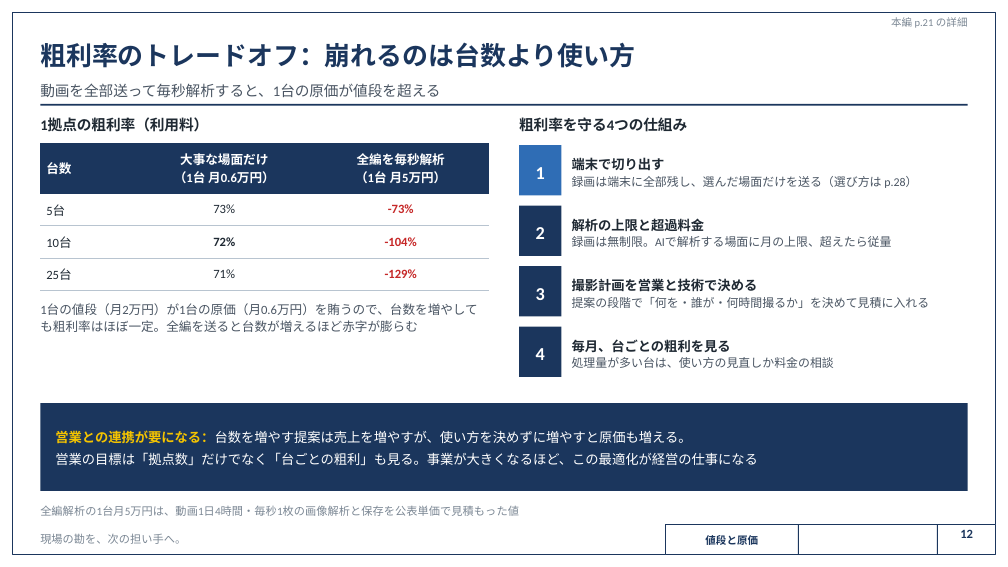
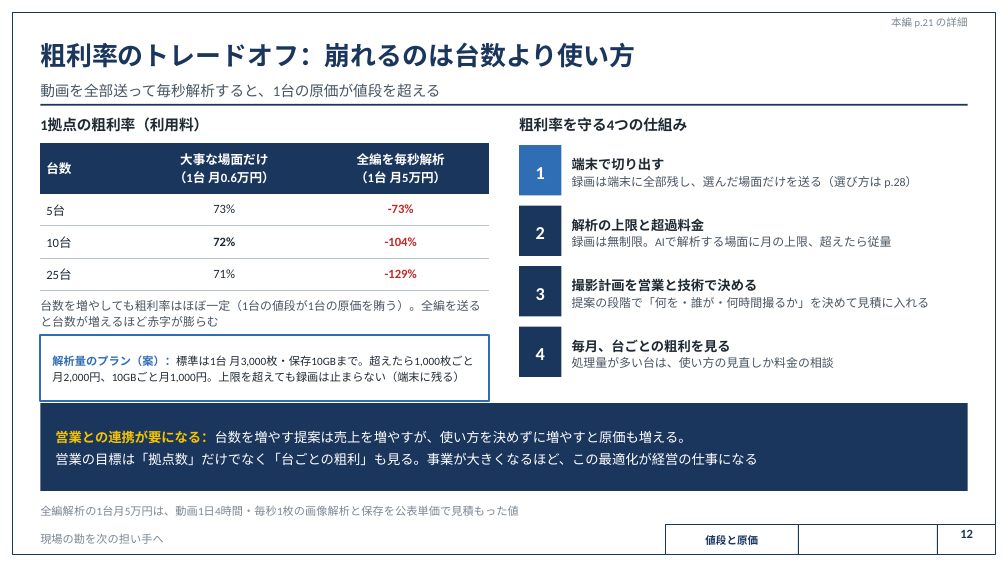
Before and after one commit to SEITOSHIKI/-ai-commute-audio-, a slide deck: slide 12 of deck/カンツギ_事業計画書_計算詳細版.pptx. Drawn at 1008x567 pixels with LibreOffice and Linux fonts; fonts in the diff are those of the drawing; background and template pictures are left out. Boxes give left, top, right and bottom in pixels: in the first picture for what was removed or moved away, otherwise in the second. Text is boxed around its words. In the diff, an @@ line names an element or a change of style, - is before the commit and + after.

```diff
--- a/deck/カンツギ_事業計画書_計算詳細版.pptx
+++ b/deck/カンツギ_事業計画書_計算詳細版.pptx
@@ text at <box>40,300,481,327</box>: text changed; size 9 to 8.5 pt @@
-1台の値段（月2万円）が1台の原価（月0.6万円）を賄うので、台数を増やしても粗利率はほぼ一定。全編を送ると台数が増えるほど赤字が膨らむ
+台数を増やしても粗利率はほぼ一定（1台の値段が1台の原価を賄う）。全編を送ると台数が増えるほど赤字が膨らむ
@@ rectangle added at <box>40,335,489,401</box>, fill #FFFFFF, outline #2F6DB5 1.5 pt @@
@@ text added at <box>52,355,473,382</box>, 8 pt, text #1F2933 @@
+解析量のプラン（案）：標準は1台 月3,000枚・保存10GBまで。超えたら1,000枚ごと月2,000円、10GBごと月1,000円。上限を超えても録画は止まらない（端末に残る）
@@ text at <box>40,534,164,544</box>: text changed @@
-現場の勘を、次の担い手へ。
+現場の勘を次の担い手へ
```
Also in this commit, not shown: 30 other slides changed, 34 other files.
